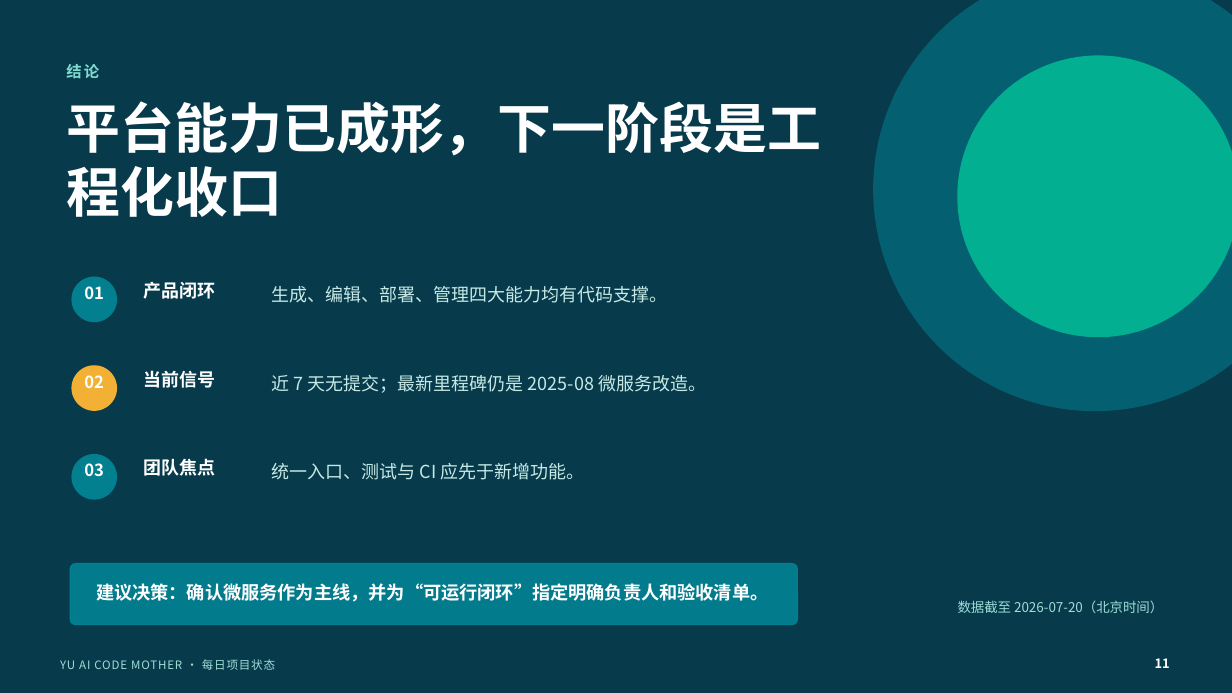
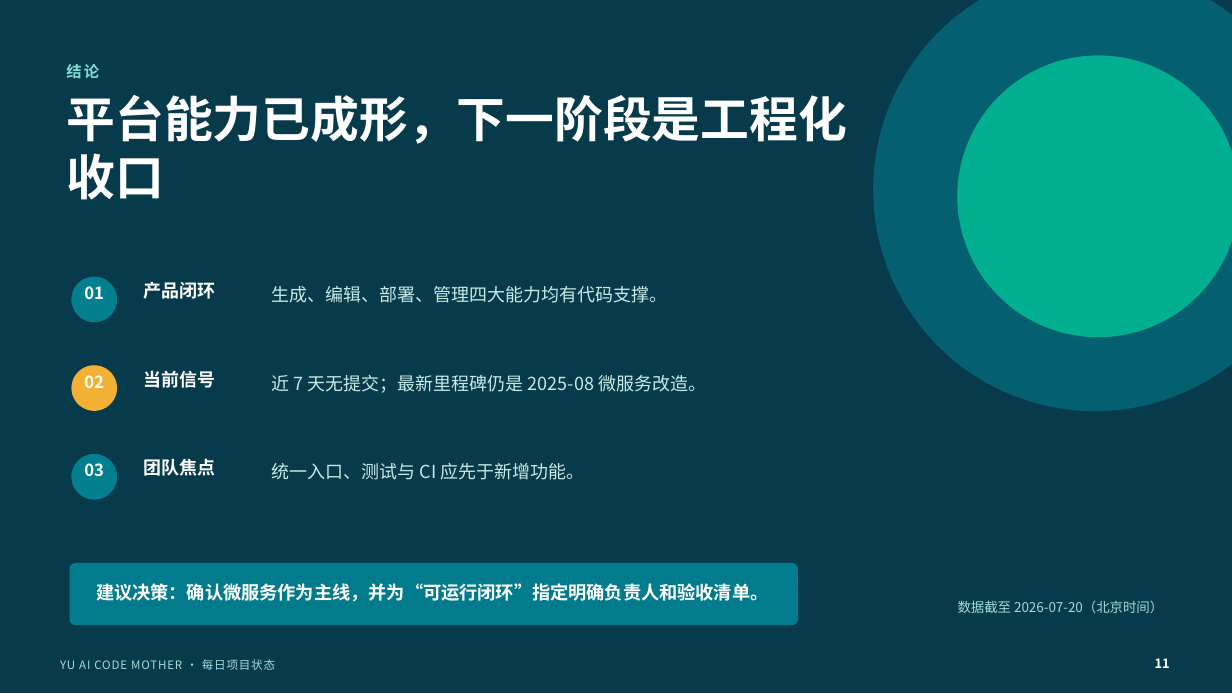
Before and after one commit to liyupi/yu-ai-code-mother, a slide deck: slide 11 of docs/reports/project-status-2026-07-20.pptx. Drawn at 1232x693 pixels with LibreOffice and Linux fonts; fonts in the diff are those of the drawing. Boxes give left, top, right and bottom in pixels: in the first picture for what was removed or moved away, otherwise in the second. Text is boxed around its words. In the diff, an @@ line names an element or a change of style, - is before the commit and + after.

```diff
--- a/docs/reports/project-status-2026-07-20.pptx
+++ b/docs/reports/project-status-2026-07-20.pptx
@@ text "平台能力已成形，下一阶段是工程化收口" at [67,95,848,200]: size 42 to 38 pt @@
```
Also in this commit, not shown: 4 other slides changed.
